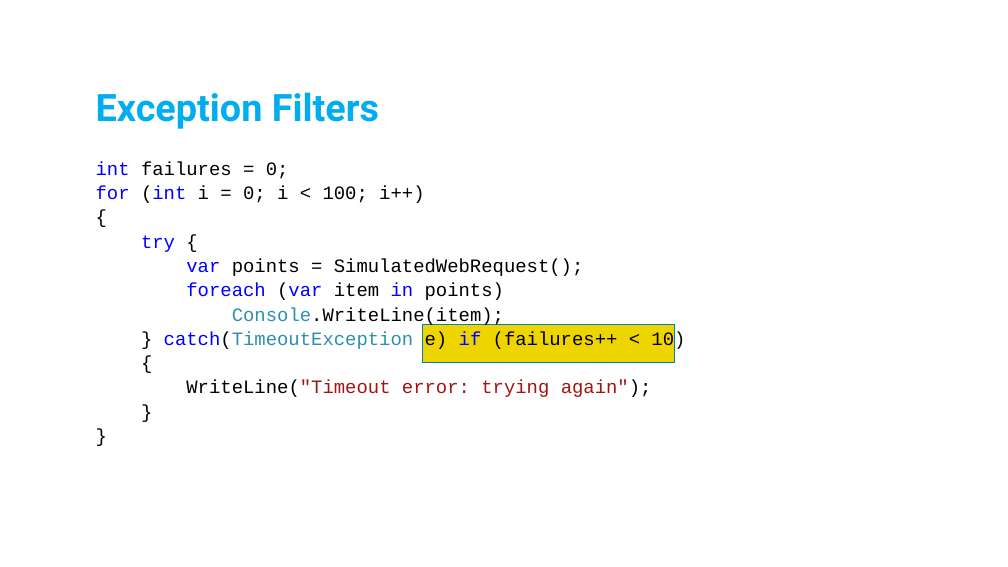
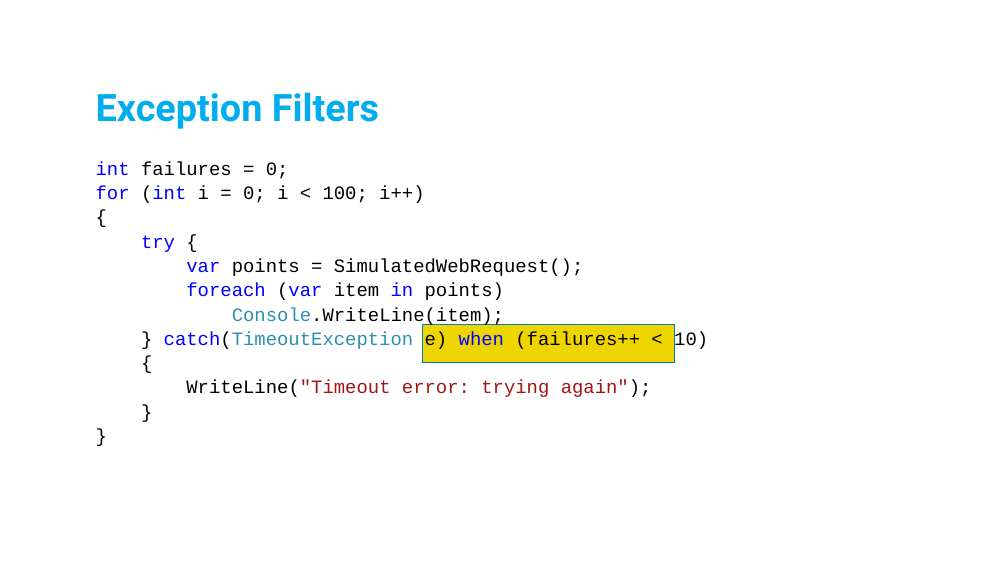
Before and after one commit to BillWagner/TourOfCSharp6, a slide deck: slide 10 of TourOfC#6.pptx. Drawn at 1008x567 pixels with LibreOffice and Linux fonts; fonts in the diff are those of the drawing; background and template pictures are left out. Boxes give left, top, right and bottom in pixels: in the first picture for what was removed or moved away, otherwise in the second. Text is boxed around its words. In the diff, an @@ line names an element or a change of style, - is before the commit and + after.

Commit message:
Update PPT for CTP 6
if => when in Exception Filters

```diff
--- a/TourOfC#6.pptx
+++ b/TourOfC#6.pptx
@@ text at (x1=164, y1=332, x2=708, y2=351): text changed @@
-} catch(TimeoutException e) if (failures++ < 10)
+} catch(TimeoutException e) when (failures++ < 10)
```
Also in this commit, not shown: 3 other slides changed, 1 slide removed.
